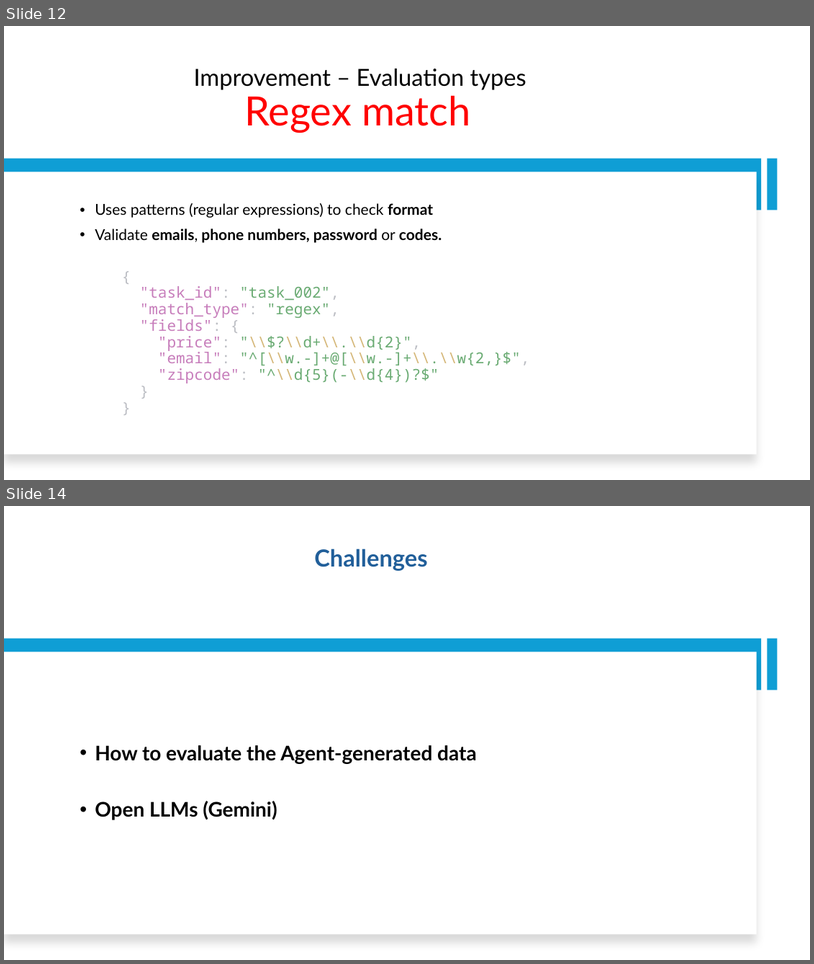
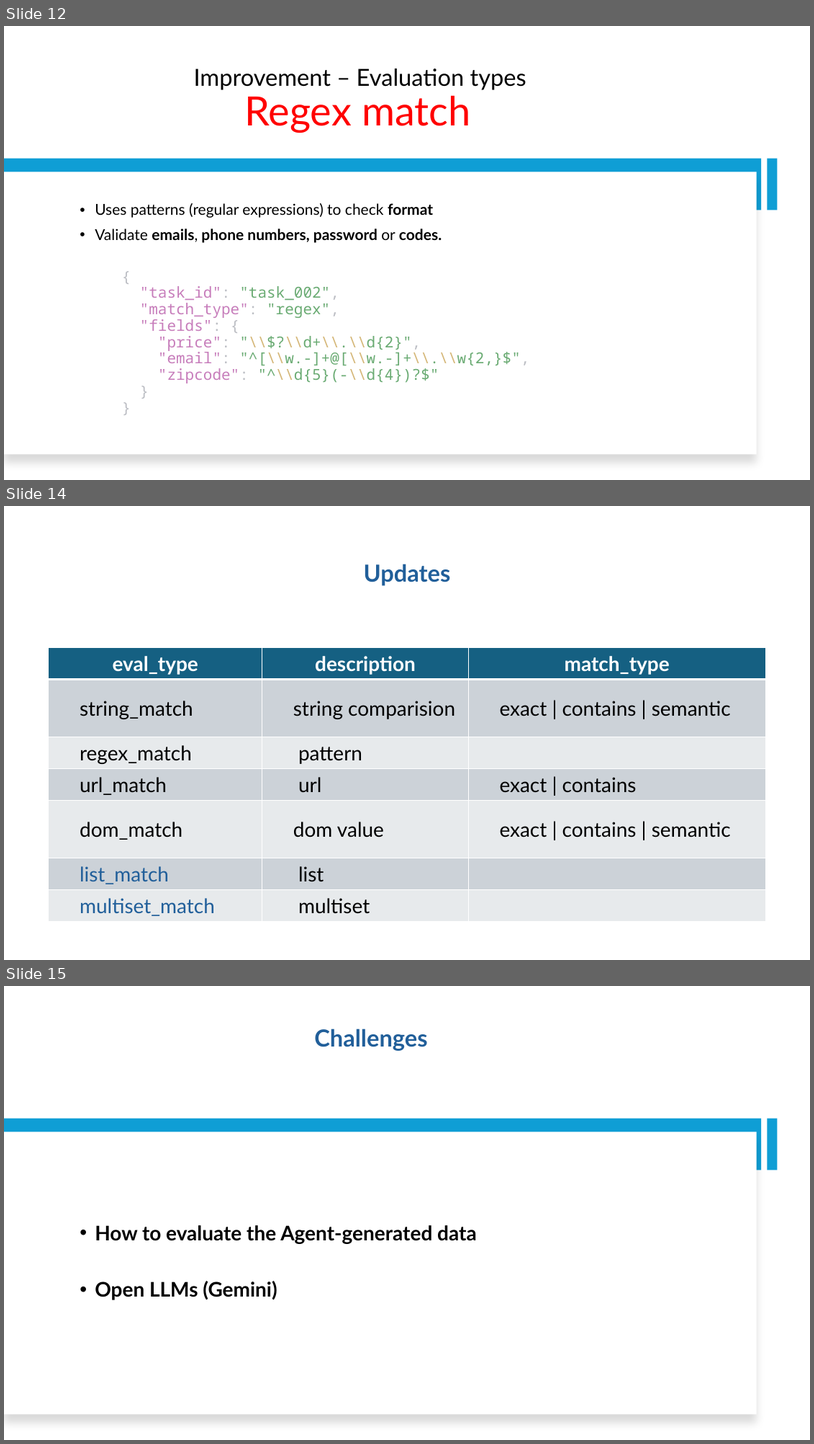
Before and after one commit to nguyennguyen6bk/web-space, a slide deck: Report.pptx. Shown one above the other, each under a label of ours: slides 12 and 14 before the commit, slides 12, 14 and 15 after it; the slides between them are not shown. The pictures are 814x964 and 814x1444 pixels, drawn with LibreOffice and Linux fonts; fonts in the diff are those of the drawing. Boxes give left, top, right and bottom in pixels: in the first picture for what was removed or moved away, otherwise in the second. Text is boxed around its words. In the diff, an @@ line names an element or a change of style, - is before the commit and + after.

```diff
--- a/Report.pptx
+++ b/Report.pptx
@@ slide 14 added at (4, 506, 810, 960), background #FFFFFF @@
@@ title added at (364, 564, 451, 586), 28 pt, text #215F9A, bold @@
+Updates
@@ table added at (49, 648, 766, 921), 7 rows, 3 columns @@
+eval_type | description | match_type
+string_match | string comparision | exact | contains | semantic
+regex_match | pattern | 
+url_match | url | exact | contains
+dom_match | dom value | exact | contains | semantic
+list_match | list | 
+multiset_match | multiset | 
@@ what was slide 14 is now slide 15 @@
```
Also in this commit, not shown: 1 slide changed, 25 other files.
